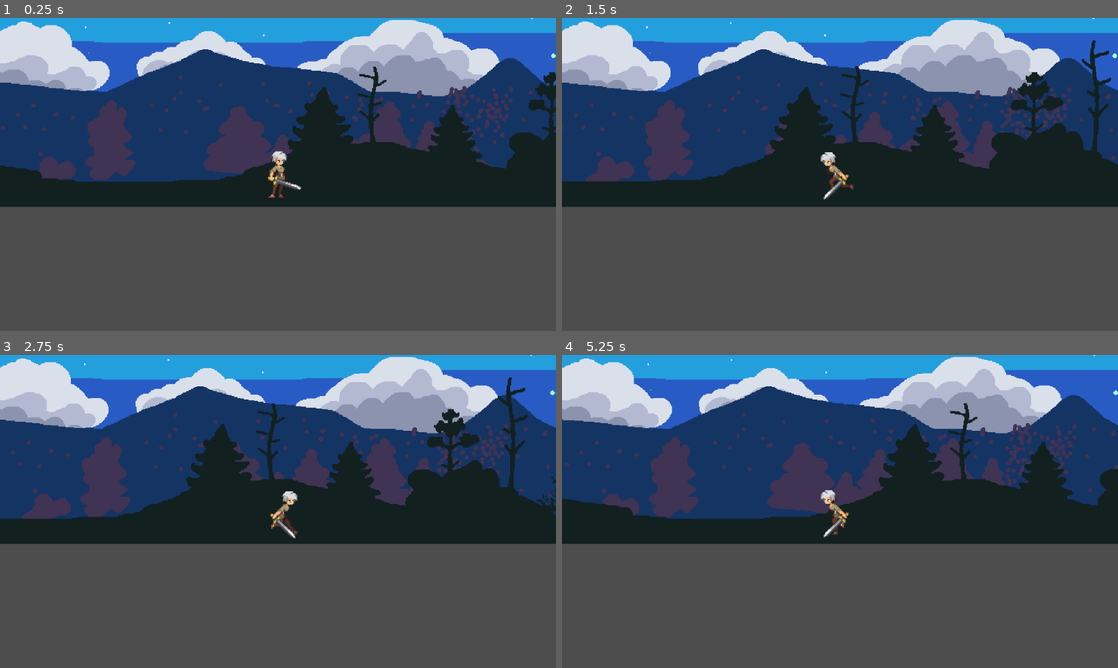
Above: before the commit, frames 1-4 (two rows, left to right).
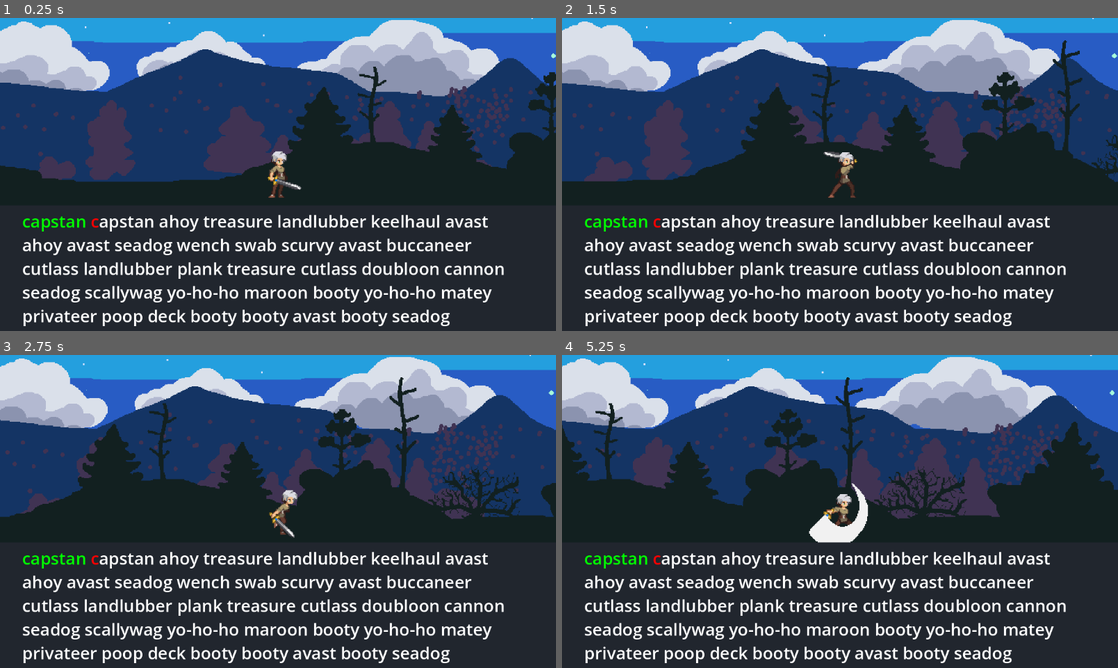
Above: after the commit, the same moments.

Repository: Rip50/RogueType
Game: Godot game, scene res://scenes/levels/level_night_forest.tscn
Same seed, same stepped clock (60 frames per second), same inputs: the game is played once before the commit and once after it.
Inputs:
- Up to frame 1 (0.25 s): no input
- Up to frame 2 (1.5 s): hold Right (ui_right) 0.53-1.28 s; hold Space (attack, bound only after the commit) 0.53-1.28 s; hold Left (ui_left) from 1.28 s (still down); tap Space (attack, bound only after the commit) at 1.35 s
- Up to frame 3 (2.75 s): release Left (ui_left) at 2.03 s; hold Right (ui_right) from 2.03 s (still down); hold Space (attack, bound only after the commit) from 2.03 s (still down)
- Up to frame 4 (5.25 s): release Space (attack, bound only after the commit) at 2.78 s; tap Space (attack, bound only after the commit) at 2.85, 4.35 s; release Right (ui_right) at 3.53 s; hold Space (attack, bound only after the commit) 3.53-4.28 s; hold Left (ui_left) from 3.53 s (still down); hold Space (attack, bound only after the commit) from 5.03 s (still down)

The runs differ from the first frame. In frame 1, 39% of the frame differs, in the area x 0-100%, y 60-100%; in frame 2, 47%; in frame 3, 52%; in frame 4, 58%, in the area x 0-100%, y 0-100%.

Commit message:
Attack enhancements

Diff:
--- a/project.godot
+++ b/project.godot
@@ -24,6 +24,32 @@
 
 enabled=PackedStringArray("res://addons/AsepriteWizard/plugin.cfg")
 
+[input]
+
+move_left={
+"deadzone": 0.5,
+"events": [Object(InputEventKey,"resource_local_to_scene":false,"resource_name":"","device":-1,"window_id":0,"alt_pressed":false,"shift_pressed":false,"ctrl_pressed":false,"meta_pressed":false,"pressed":false,"keycode":0,"physical_keycode":4194319,"key_label":0,"unicode":0,"echo":false,"script":null)
+]
+}
+move_right={
+"deadzone": 0.5,
+"events": [Object(InputEventKey,"resource_local_to_scene":false,"resource_name":"","device":-1,"window_id":0,"alt_pressed":false,"shift_pressed":false,"ctrl_pressed":false,"meta_pressed":false,"pressed":false,"keycode":0,"physical_keycode":4194321,"key_label":0,"unicode":0,"echo":false,"script":null)
+]
+}
+attack={
+"deadzone": 0.5,
+"events": [Object(InputEventKey,"resource_local_to_scene":false,"resource_name":"","device":-1,"window_id":0,"alt_pressed":false,"shift_pressed":false,"ctrl_pressed":false,"meta_pressed":false,"pressed":false,"keycode":0,"physical_keycode":32,"key_label":0,"unicode":32,"echo":false,"script":null)
+]
+}
+
+[layer_names]
+
+2d_physics/layer_1="Environment"
+2d_physics/layer_2="Player"
+2d_physics/layer_3="Enemies"
+2d_physics/layer_4="Objects"
+2d_physics/layer_5="Items"
+
 [rendering]
 
 textures/canvas_textures/default_texture_filter=0
--- a/scenes/levels/level_night_forest.tscn
+++ b/scenes/levels/level_night_forest.tscn
@@ -12,7 +12,6 @@
 [node name="Level_NightForest" type="Node2D"]
 
 [node name="TypingInterface" parent="." instance=ExtResource("1_363sn")]
-visible = false
 
 [node name="Player" parent="." instance=ExtResource("2_g0ohw")]
 position = Vector2(159, 400)
--- a/scenes/player.gd
+++ b/scenes/player.gd
@@ -1,32 +1,98 @@
 extends CharacterBody2D
 
+# Enum that describes possible player states
+enum PlayerState { IDLE, MELEE, RUNNING }
+enum AttackType { NONE, MELEE_1, MELEE_2 }
+
 const SPEED = 300.0
+const RUNNING_DIRECTION = 1.0 #To the right
+
+# Player states. TODO: Convert to state machine
+var player_state := PlayerState.IDLE
+var attack_type := AttackType.NONE
+var is_attacking := false
+
 @onready var animator: AnimatedSprite2D = $AnimatedSprite2D
+@onready var attack_timer: Timer = $AttackTimer
+
+func _ready() -> void:
+	animator.animation_finished.connect(_transite_to_idle)
+	attack_timer.timeout.connect(_complete_attack)
+
+	player_state = PlayerState.IDLE
+	animator.play("idle")
 
 func _physics_process(delta):
 	# Get the input direction and handle the movement/deceleration.
 	# As good practice, you should replace UI actions with custom gameplay actions.
-	var direction = Input.get_axis("ui_left", "ui_right")
-	if direction != 0.0:
-		run(direction)
+	if Input.is_action_pressed("move_right"):
+		run(RUNNING_DIRECTION)
 	else:
-		stop_smoothly()
+		_stop_smoothly()
 
-	# TODO: add space reaction and hit
+	if Input.is_action_pressed("attack"):
+		attack()
 
 	move_and_slide()
 
 
 func run(direction: float) -> void:
+	attack_type = AttackType.NONE
 	if direction > 0.0: #Right
 		animator.flip_h = false
 	else: #Left
 		animator.flip_h = true
 
 	velocity.x = direction * SPEED
+	player_state = PlayerState.RUNNING
 	animator.play("running")
 
 
-func stop_smoothly() -> void:
+func attack() -> void:
+	if !_can_attack():
+		return
+
+	player_state = PlayerState.MELEE
+
+	if attack_type == AttackType.NONE or attack_type == AttackType.MELEE_2:
+		attack_type = AttackType.MELEE_1
+		animator.play("melee_1")
+		is_attacking = true
+	elif attack_type == AttackType.MELEE_1:
+		attack_type = AttackType.MELEE_2
+		animator.play("melee_2")
+		is_attacking = true
+
+
+func _stop_smoothly() -> void:
+	if player_state != PlayerState.RUNNING:
+		return
+
 	velocity.x = move_toward(velocity.x, 0, SPEED)
+	_transite_to_idle()
+
+
+func _transite_to_idle() -> void:
+	is_attacking = false
+	attack_timer.stop()
+
+	if attack_type != AttackType.NONE:
+		attack_timer.start()
+		return
+
+	player_state = PlayerState.IDLE
 	animator.play("idle")
+
+
+func _complete_attack() -> void:
+	attack_type = AttackType.NONE
+	is_attacking = false
+
+	if player_state != PlayerState.MELEE:
+		return
+
+	_transite_to_idle()
+
+
+func _can_attack() -> bool:
+	return !is_attacking and (player_state == PlayerState.IDLE or (player_state == PlayerState.MELEE and attack_type != AttackType.NONE))
--- a/scenes/player.tscn
+++ b/scenes/player.tscn
@@ -117,9 +117,9 @@
 "duration": 1.0,
 "texture": SubResource("AtlasTexture_gsnfh")
 }],
-"loop": true,
+"loop": false,
 "name": &"melee_1",
-"speed": 20.0
+"speed": 30.0
 }, {
 "frames": [{
 "duration": 1.0,
@@ -134,9 +134,9 @@
 "duration": 1.0,
 "texture": SubResource("AtlasTexture_frqtw")
 }],
-"loop": true,
+"loop": false,
 "name": &"melee_2",
-"speed": 20.0
+"speed": 30.0
 }, {
 "frames": [{
 "duration": 1.0,
@@ -183,7 +183,6 @@
 [node name="AnimatedSprite2D" type="AnimatedSprite2D" parent="."]
 sprite_frames = SubResource("SpriteFrames_jblid")
 animation = &"melee_1"
-frame_progress = 0.229704
 
 [node name="CollisionShape2D" type="CollisionShape2D" parent="."]
 shape = SubResource("CapsuleShape2D_yemya")
@@ -193,3 +192,7 @@
 [node name="CollisionShape2D" type="CollisionShape2D" parent="MeleeAtackZone"]
 position = Vector2(27, 2)
 shape = SubResource("RectangleShape2D_eu5j5")
+
+[node name="AttackTimer" type="Timer" parent="."]
+wait_time = 0.8
+one_shot = true
